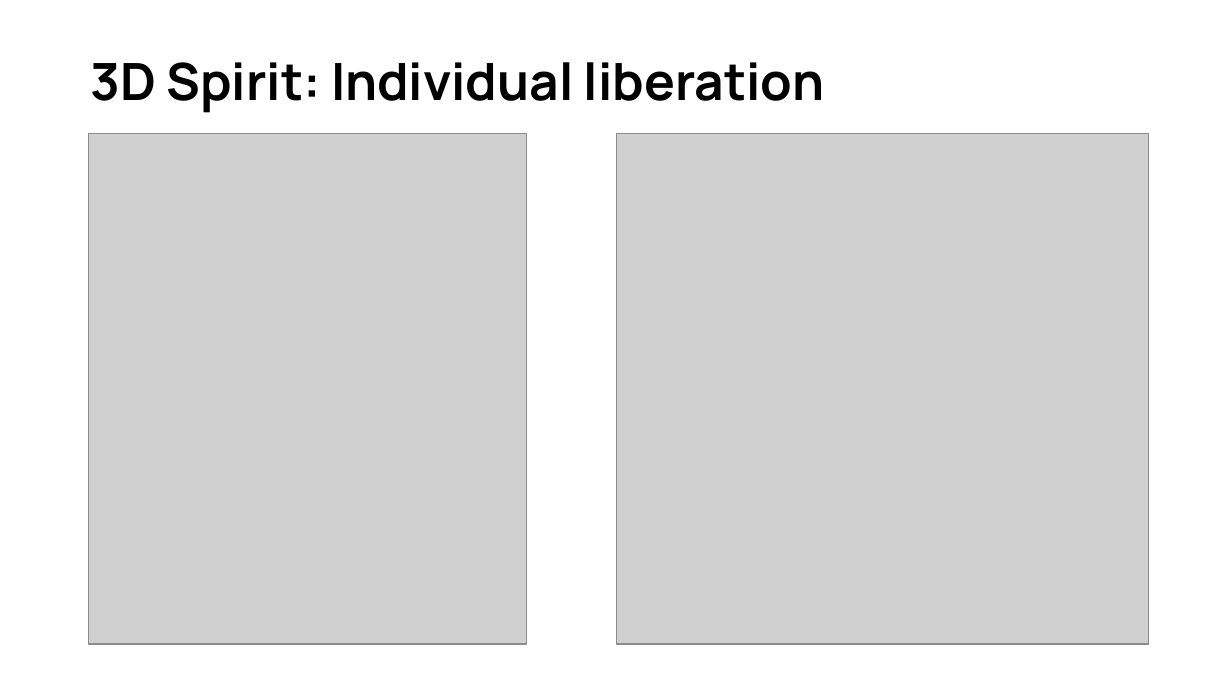
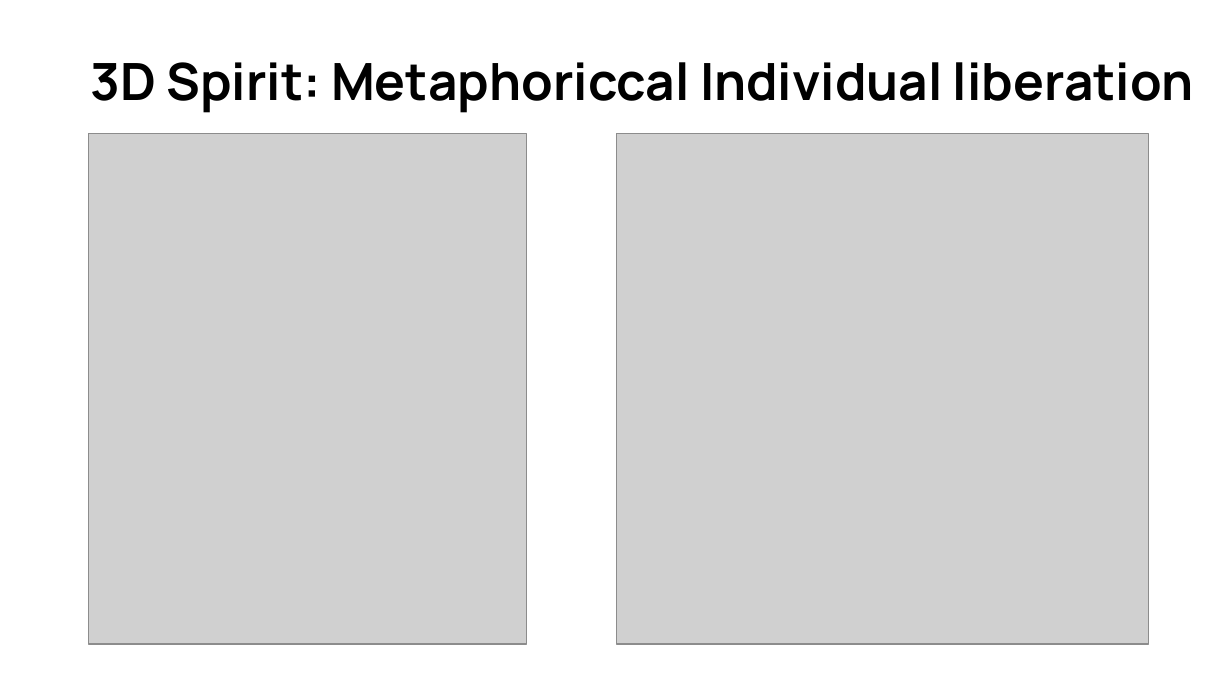
Before and after one commit to jh701/JiayiHao_Homework, a slide deck: slide 7 of JiayiHao_ActualMidterm/Jiayi Mediart 206 Presentation.pptx. Drawn at 1232x693 pixels with LibreOffice and Linux fonts; fonts in the diff are those of the drawing; grey boxes stand for pictures. Boxes give left, top, right and bottom in pixels: in the first picture for what was removed or moved away, otherwise in the second. Text is boxed around its words. In the diff, an @@ line names an element or a change of style, - is before the commit and + after.

```diff
--- a/JiayiHao_ActualMidterm/Jiayi Mediart 206 Presentation.pptx
+++ b/JiayiHao_ActualMidterm/Jiayi Mediart 206 Presentation.pptx
@@ title at [90, 62, 1194, 113]: text changed @@
-3D Spirit: Individual liberation
+3D Spirit: Metaphoriccal Individual liberation
```
Also in this commit, not shown: 5 other slides changed, 1 slide added, 5 other files.
